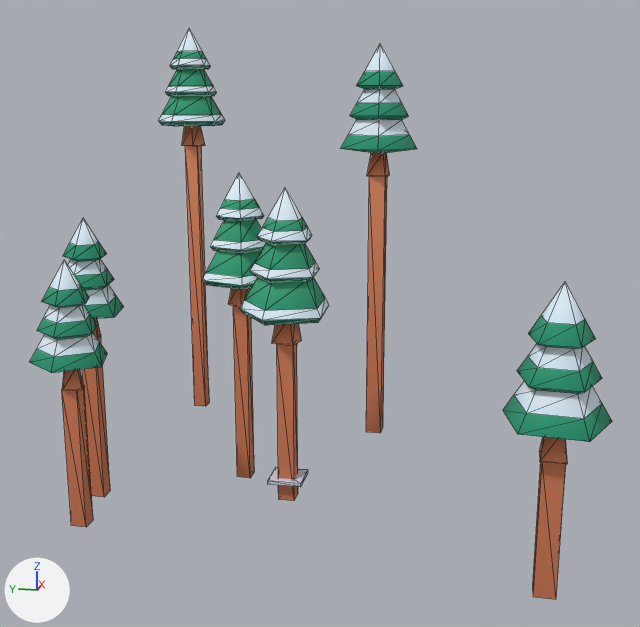
One commit to the glTF model public/assets/toycar/set-flurry-forest-j-lite.glb: the scene before it, then after it.
Before and after are seen from a 50 mm lens placed at (-27.5, 41.5, 10.7), pointed at (-3.0, 46.4, 4.6). Every picture has the same lights, and +X, +Y and +Z are marked at lower left. The first picture is the older version. Mesh edges are drawn as thin lines. Where no turn or scale is listed for an object, it has been applied to the vertices. Vertices at exactly the same position are counted once.

In view in the first picture: 'pines' and 1 more.
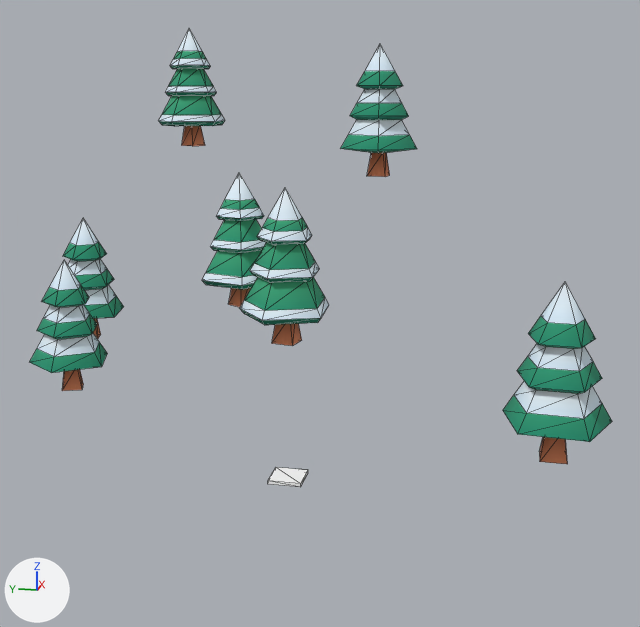
The change, as a diff of the scene's bpy script:
```diff
--- a/public/assets/toycar/set-flurry-forest-j-lite.glb.py
+++ b/public/assets/toycar/set-flurry-forest-j-lite.glb.py
@@ me_pines @@
 # used by ob_pines; location = (-4.2, 47.1, 4.01)
-me_pines.from_pydata(...)  # 480 vertices, 736 faces; spans x -4.81..8.15, y -8.35..6.42, z -4.77..8.9
+me_pines.from_pydata(...)  # 424 vertices, 666 faces; spans x -4.81..8.15, y -8.35..6.42, z -1.34..8.9
+# me_pines part 1: 7 loose pieces with 56 vertices, spanning x -3.96..7.21, y -7.36..5.61, z -4.77..4.97, are deleted
 me_pines.materials.append(mat_colormap)
```

What differs and where, as boxes (x1, y1, x2, y2) in the pictures (640 x 627 px):
'pines', reshaped (24% shorter)
    before: (30, 28, 612, 599)
    after: (30, 28, 612, 464)
part 1 of me_pines, deleted
    before: (62, 146, 566, 599)
